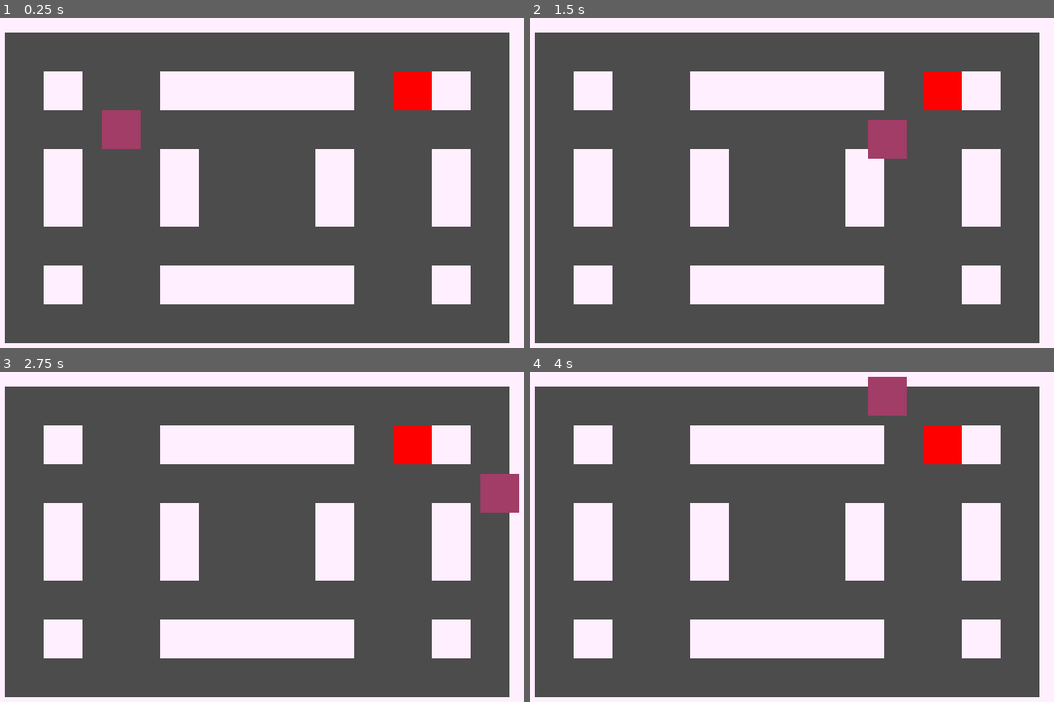
Above: before the commit, frames 1-4 (two rows, left to right).
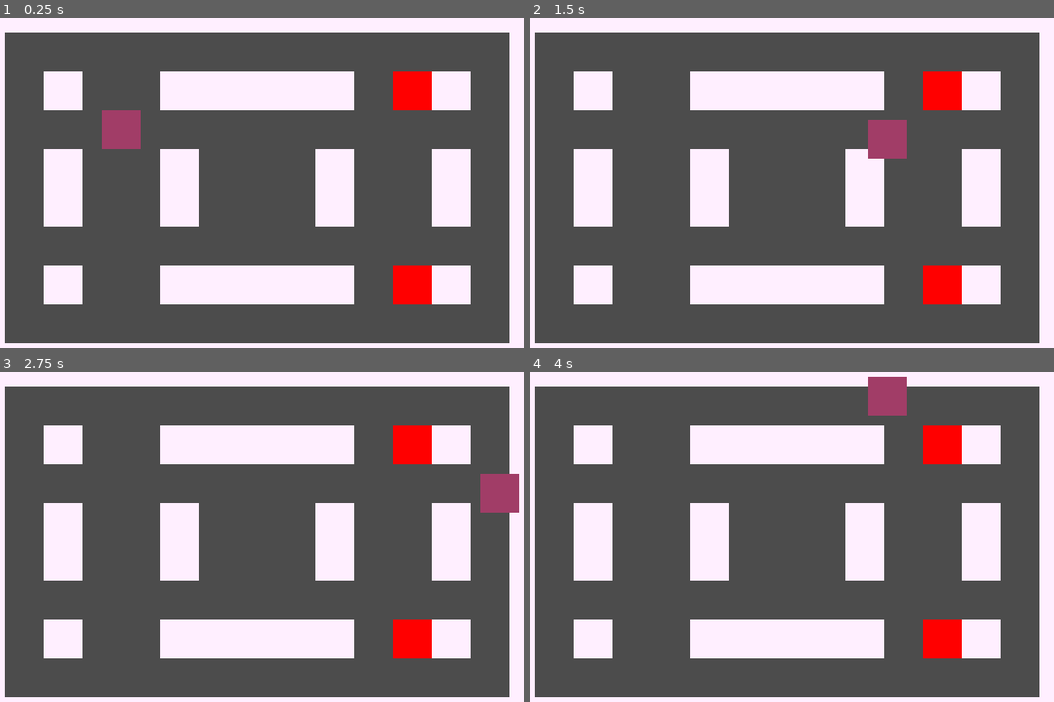
Above: after the commit, the same moments.

Repository: CaresleGames/Tactics
Game: Godot game, scene res://src/Maps/WorldTest/WorldTest.tscn
Same seed, same stepped clock (60 frames per second), same inputs: the game is played once before the commit and once after it. The project has no main scene, so this scene is started directly.
Inputs:
- Up to frame 1 (0.25 s): no input
- Up to frame 2 (1.5 s): tap Enter (ui_accept) at 0.5, 0.77 s; hold Right (ui_right) 0.53-1.28 s; hold Down (ui_down) from 1.28 s (still down)
- Up to frame 3 (2.75 s): tap Enter (ui_accept) at 1.52, 2 s; release Down (ui_down) at 2.03 s; hold Right (ui_right) from 2.03 s (still down)
- Up to frame 4 (4 s): tap Enter (ui_accept) at 2.75, 3.02, 3.5, 3.77 s; release Right (ui_right) at 2.78 s; hold Up (ui_up) 2.78-3.53 s; hold Left (ui_left) from 3.53 s (still down)

The runs differ from the first frame. In frame 1, 0.9% of the frame differs, in the area x 75-83%, y 75-87%; in frame 2, 0.9%; in frame 3, 0.9%; in frame 4, 0.9%.

Commit message:
Add load battle data

Diff:
--- a/project.godot
+++ b/project.godot
@@ -72,6 +72,10 @@
 window/stretch/mode="2d"
 window/stretch/aspect="keep"
 
+[editor_plugins]
+
+enabled=PoolStringArray(  )
+
 [gui]
 
 common/drop_mouse_on_gui_input_disabled=true
--- a/src/Autoload/BattleManager.gd
+++ b/src/Autoload/BattleManager.gd
@@ -10,13 +10,15 @@
 	pos: Vector2,
 	node_name: String,
 	scene: String,
-	battle_area: int
+	trigger: int,
 }
 """
 extends Node
 
 signal save_battle_data(data)
 signal load_battle_data()
+signal change_scene()
+signal disable_triggers()
 
 # Name of the node that activate the battle
 var node_name : String
@@ -25,12 +27,21 @@
 # The scene that actives the battle
 var scene : String
 # The BattleArea that trigger this
-var trigger : int
+var trigger : int = -1
+
+# List of battle area to disable because they've already
+# Triggered
+var triggers_to_disable := []
+
+# If it's true, when world_test is ready will
+# emit the signal to load the data
+var to_load : bool = false
 
 func _ready() -> void:
 	connect("save_battle_data", self, "_on_save_battle_data")
 	connect("load_battle_data", self, "_on_load_battle_data")
-
+	connect("change_scene", self, "_on_change_scene")
+	connect("disable_triggers", self, "_on_disable_triggers")
 
 # @Signal save_battle_data
 """
@@ -40,7 +51,9 @@
 	pos = data["pos"]
 	node_name = data["node_name"]
 	scene = data["scene"]
+	trigger = data["trigger"]
 	print("Data saved")
+	to_load = true
 
 
 # @Signal load_battle_data
@@ -49,18 +62,34 @@
 """
 func _on_load_battle_data() -> void:
 	print(node_name, pos, scene, trigger)
-	var err := get_tree().change_scene(scene)
-	if not err == OK:
-		print("Problem loading the scene from the battle to the world")
-		return
 
 	var players = get_tree().get_nodes_in_group("player")
-	print_debug(players)
 	if players.size() > 0:
 		players[0].position = pos
 		print(players[0].position)
 
 	var triggers = get_tree().get_nodes_in_group("battle_area")
 	if triggers.size() > 0:
-		triggers[trigger].emit_signal("disabled")
+		for zone in triggers:
+			if zone.id == trigger:
+				triggers_to_disable.append(trigger)
+				zone.emit_signal("disabled")
 	print("load data")
+	to_load = false
+
+
+# @Signal change_scene()
+func _on_change_scene() -> void:
+	var err := get_tree().change_scene(scene)
+	if not err == OK:
+		print("Problem loading the scene from the battle to the world")
+
+
+# @Signal disable_triggers()
+func _on_disable_triggers() -> void:
+	var triggers = get_tree().get_nodes_in_group("battle_area")
+	if triggers.size() > 0:
+		for i in triggers_to_disable:
+			for zone in triggers:
+				if zone.id == i:
+					zone.emit_signal("disabled")
--- /dev/null
+++ b/src/Maps/WorldTest/WorldTest.gd
@@ -0,0 +1,6 @@
+extends Node2D
+
+func _ready() -> void:
+	BattleManager.emit_signal("disable_triggers")
+	if BattleManager.to_load:
+		BattleManager.emit_signal("load_battle_data")
--- a/src/Maps/WorldTest/WorldTest.tscn
+++ b/src/Maps/WorldTest/WorldTest.tscn
@@ -1,8 +1,9 @@
-[gd_scene load_steps=6 format=2]
+[gd_scene load_steps=7 format=2]
 
 [ext_resource path="res://assets/16x16.png" type="Texture" id=1]
 [ext_resource path="res://src/Player/Player.tscn" type="PackedScene" id=2]
 [ext_resource path="res://src/Objects/BattleArea/BattleArea.tscn" type="PackedScene" id=3]
+[ext_resource path="res://src/Maps/WorldTest/WorldTest.gd" type="Script" id=4]
 
 [sub_resource type="ConvexPolygonShape2D" id=1]
 points = PoolVector2Array( 0, 0, 16, 0, 16, 16, 0, 16 )
@@ -31,6 +32,7 @@
 0/z_index = 0
 
 [node name="WorldTest" type="Node2D"]
+script = ExtResource( 4 )
 
 [node name="TileMap" type="TileMap" parent="."]
 tile_set = SubResource( 2 )
@@ -44,3 +46,7 @@
 
 [node name="BattleArea" parent="." instance=ExtResource( 3 )]
 position = Vector2( 184, 40 )
+
+[node name="BattleArea2" parent="." instance=ExtResource( 3 )]
+position = Vector2( 184, 120 )
+id = 2
--- a/src/Objects/BattleArea/BattleArea.gd
+++ b/src/Objects/BattleArea/BattleArea.gd
@@ -37,5 +37,6 @@
 Disabled the collision of the area and hide the object
 """
 func _on_disabled() -> void:
+	print("disabled")
 	collision.set_deferred("disabled", true)
 	hide()
--- a/src/Test/BattleZone.gd
+++ b/src/Test/BattleZone.gd
@@ -75,7 +75,7 @@
 	else:
 		player.emit_signal("battle_end")
 		enemy.emit_signal("battle_end")
-		BattleManager.emit_signal("load_battle_data")
+		BattleManager.emit_signal("change_scene")
 
 	# @DebugAction
 	if Input.is_action_just_pressed("ui_accept"):
